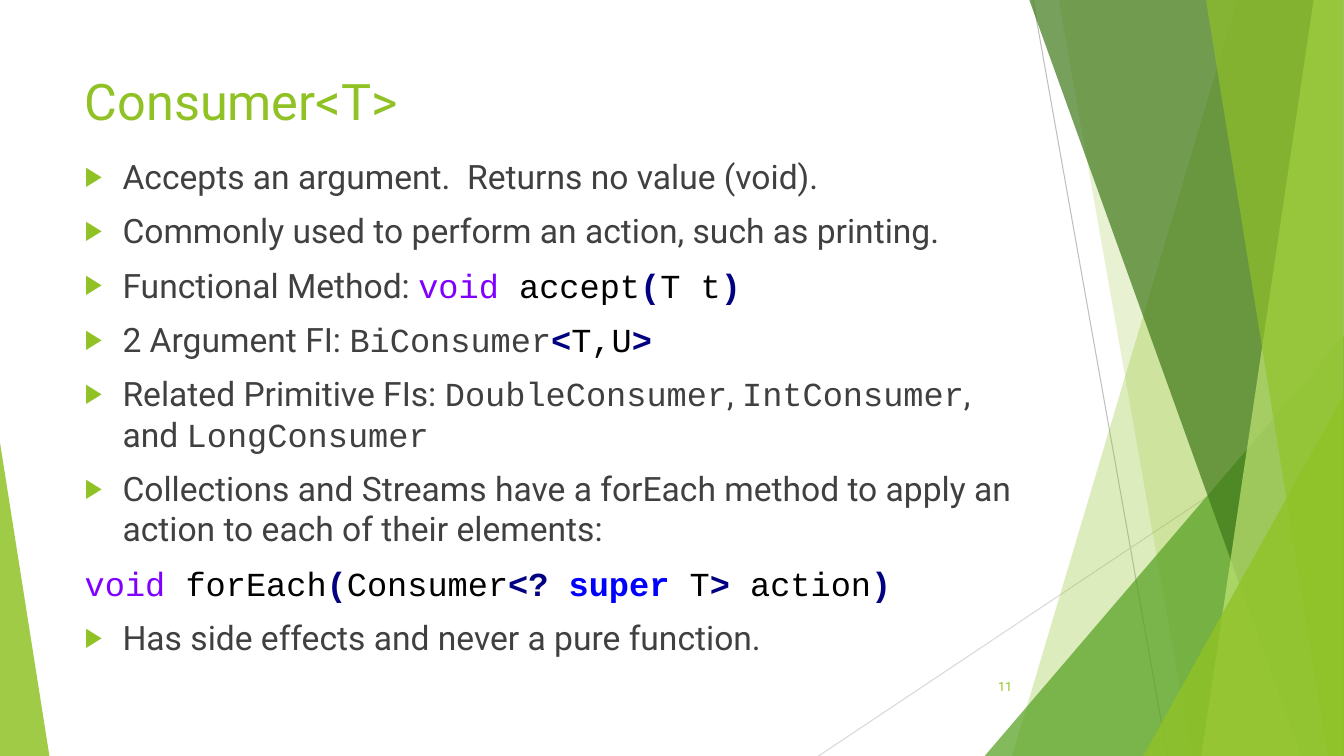
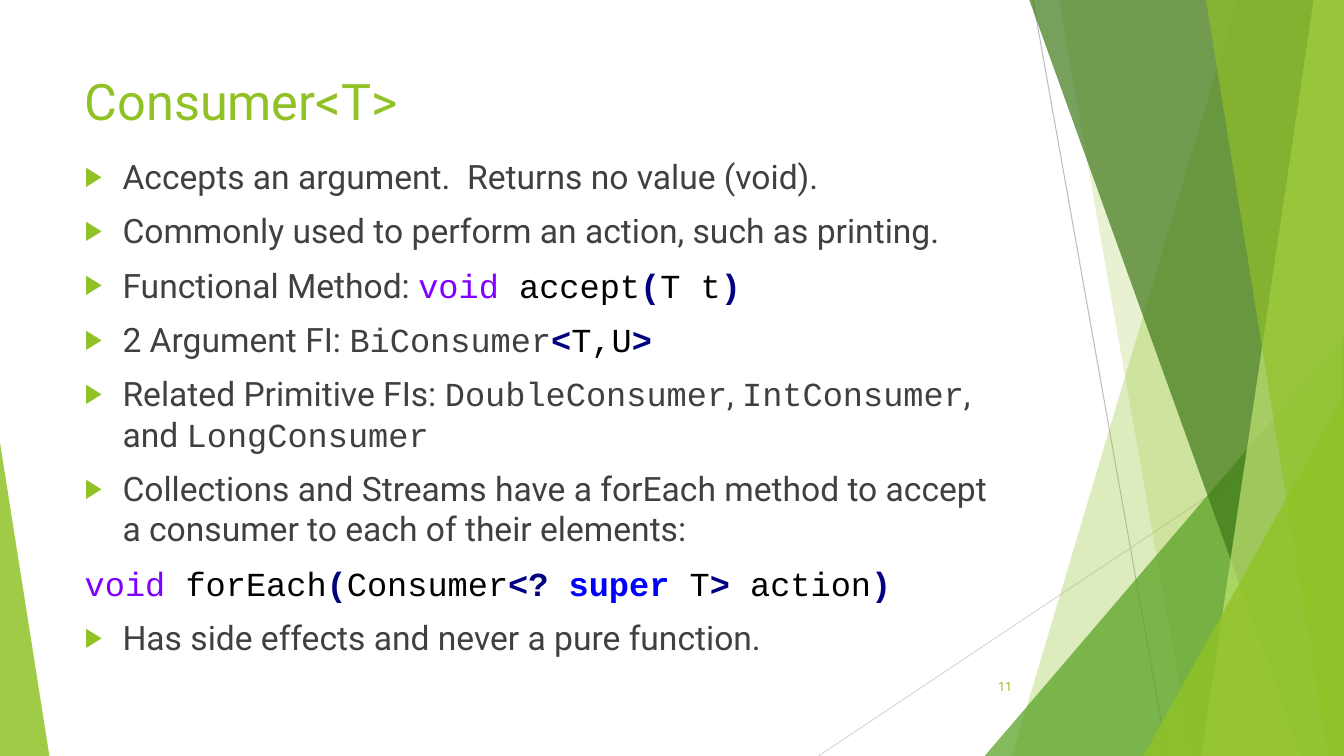
Before and after one commit to RichardRoda/2017-CodePaLOUsa-Lambda, a slide deck: slide 11 of Learning to Love the Lambda in the Stream.pptx. Drawn at 1344x756 pixels with LibreOffice and Linux fonts; fonts in the diff are those of the drawing. Boxes give left, top, right and bottom in pixels: in the first picture for what was removed or moved away, otherwise in the second. Text is boxed around its words. In the diff, an @@ line names an element or a change of style, - is before the commit and + after.

Commit message:
Change FI descriptions to use the verb corresponding to the functional method. Give SequencedCollection as an example of a datasource that produces an ordered stream. Give pure commutative functions a title intro slide. Other improvements.

```diff
--- a/Learning to Love the Lambda in the Stream.pptx
+++ b/Learning to Love the Lambda in the Stream.pptx
@@ text at [123, 475, 987, 542]: text changed @@
-▶ Collections and Streams have a forEach method to apply an action to each of their elements:
+▶ Collections and Streams have a forEach method to accept a consumer to each of their elements:
```
Also in this commit, not shown: 16 other slides changed, 1 slide added.
